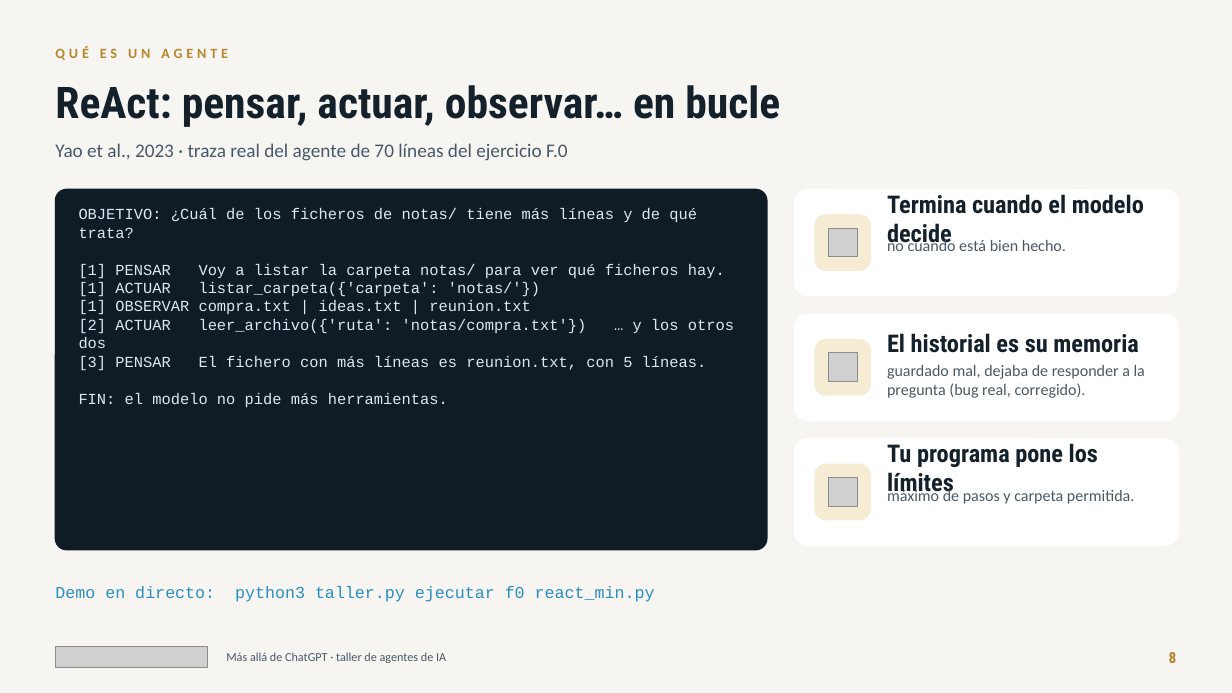
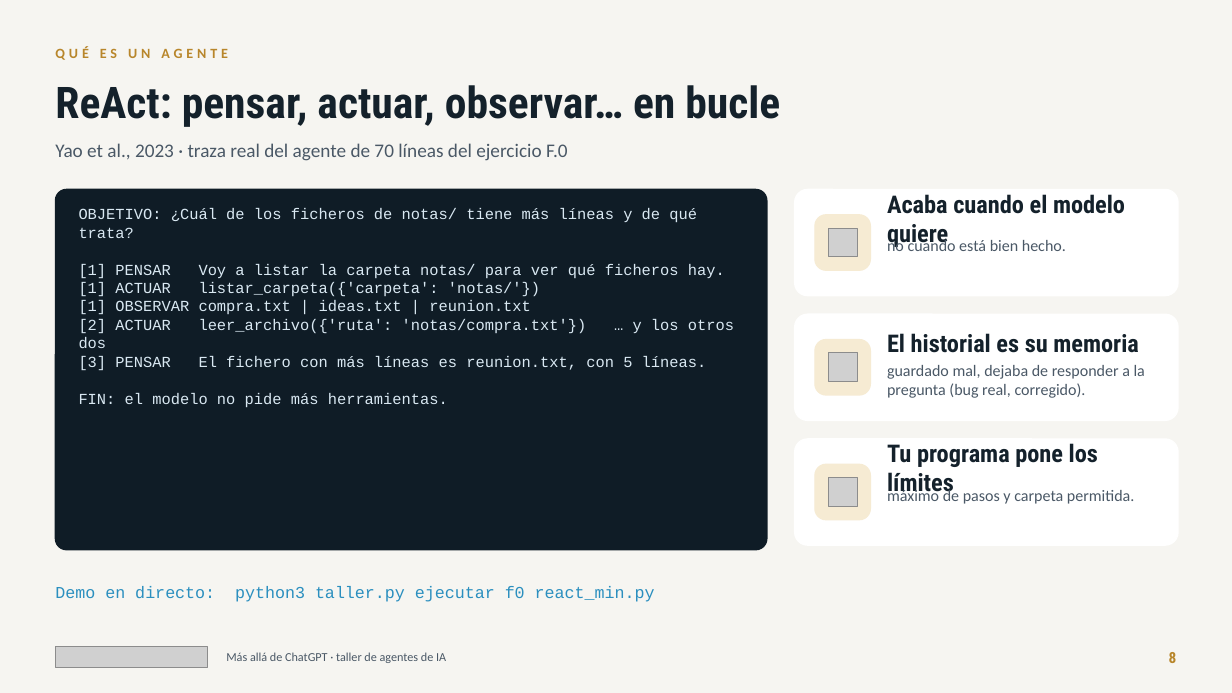
Before and after one commit to jlasherasTracasa/taller_semana_ia_2026, a slide deck: slide 8 of presentacion/taller-agentes-ia.pptx. Drawn at 1232x693 pixels with LibreOffice and Linux fonts; fonts in the diff are those of the drawing; grey boxes stand for pictures. Boxes give left, top, right and bottom in pixels: in the first picture for what was removed or moved away, otherwise in the second. Text is boxed around its words. In the diff, an @@ line names an element or a change of style, - is before the commit and + after.

```diff
--- a/presentacion/taller-agentes-ia.pptx
+++ b/presentacion/taller-agentes-ia.pptx
@@ text at [887, 194, 1125, 248]: text changed @@
-Termina cuando el modelo decide
+Acaba cuando el modelo quiere
```
Also in this commit, not shown: 2 other slides changed, 59 other files.
